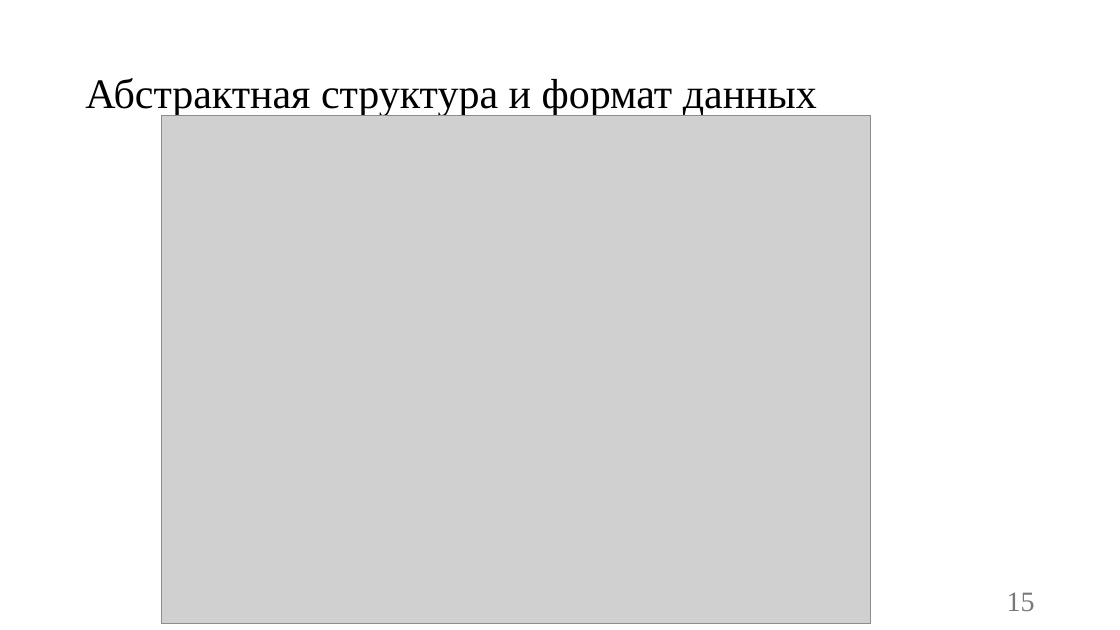
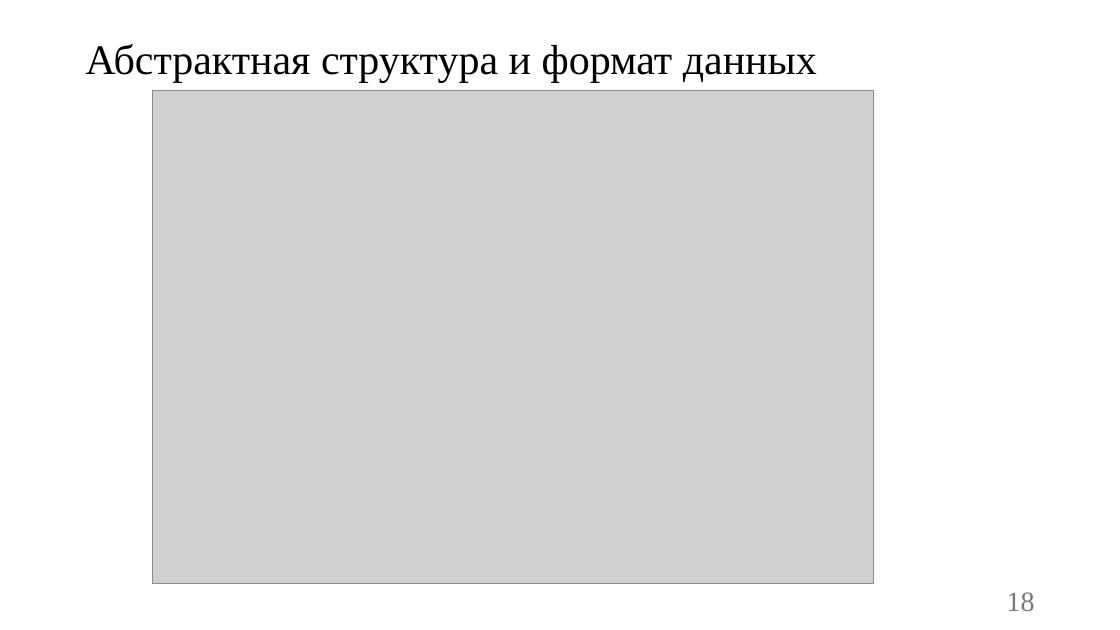
Before and after one commit to vadimgilka/SportApp, a slide deck: slide 18 of Documentation/Documentation Backend/Презентация-Чупинин-Антон-Павлович.pptx (slide 15 before the commit). Drawn at 1120x630 pixels with LibreOffice and Linux fonts; fonts in the diff are those of the drawing; grey boxes stand for pictures. Boxes give left, top, right and bottom in pixels: in the first picture for what was removed or moved away, otherwise in the second. Text is boxed around its words. In the diff, an @@ line names an element or a change of style, - is before the commit and + after.

```diff
--- a/Documentation/Documentation Backend/Презентация-Чупинин-Антон-Павлович.pptx
+++ b/Documentation/Documentation Backend/Презентация-Чупинин-Антон-Павлович.pptx
@@ title "Абстрактная структура и формат данных": place and size @@
-title "Абстрактная структура и формат данных" at [85,78,817,116]
+title "Абстрактная структура и формат данных" at [85,44,817,82]
@@ picture: place and size @@
-picture at [161,116,870,624]
+picture at [152,91,874,584]
@@ page number at [1007,592,1035,611]: text changed @@
-15
+18
```
Also in this commit, not shown: 6 other slides changed, 6 slides added, 1 slide removed.
